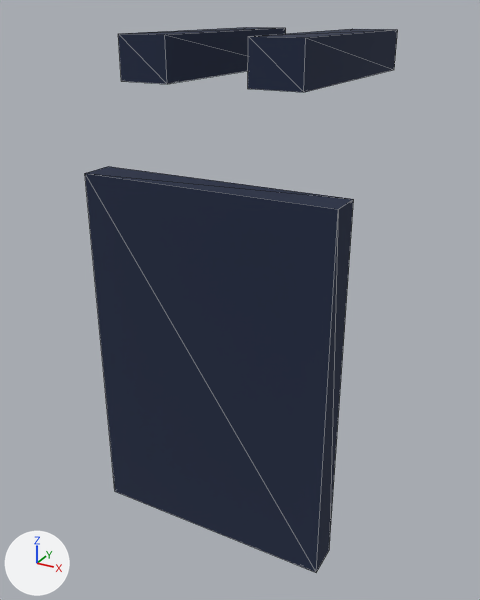
The glTF model jarvis/ui/web/frontend/src/assets/society/figures/parts/biped/torso_over-apron.glb as it was, and as the next commit left it.
Rendered twice from a 50 mm camera at (0.618, -1.245, 1.285) aimed at (-0.036, -0.056, 0.691). The axes (+X, +Y, +Z) are drawn at lower left. The lights are the same throughout. The picture after the commit comes second. Mesh edges are drawn as thin lines. Vertices at exactly the same position are counted once.

Script lines for the objects in view, before the commit:
```python
me_torso_over_apron = bpy.data.meshes.new('torso_over-apron')
me_torso_over_apron.from_pydata(...)  # a box spanning x -0.26..0.26, y -0.27..-0.2, z 0.226..0.993; a box spanning x 0.08..0.18, y -0.24..0.24, z 1.164..1.243; a box spanning x -0.18..-0.08, y -0.24..0.24, z 1.164..1.243
me_torso_over_apron.materials.append(mat_torso_over_apron_sheet)  # picture img_biped_office_sheet
ob_torso_over_apron = bpy.data.objects.new('torso_over-apron', me_torso_over_apron)
ob_torso_over_apron.location = (0.0, 0.0, 0.0)
```
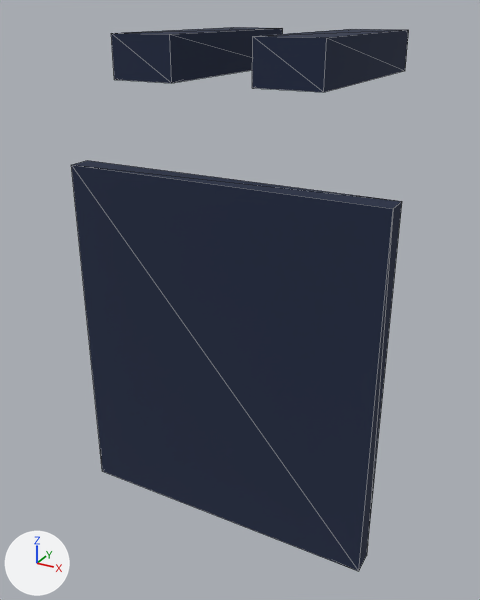
What differs and where, as boxes (x1, y1, x2, y2) in the pictures (480 x 600 px; the box of a moved part takes in the faces that stretch with it):
'torso_over-apron', reshaped (8% wider): before (85, 27, 398, 572); after (71, 27, 409, 571)
part 1 of me_torso_over_apron, moved or reshaped: before (85, 166, 354, 572); after (71, 160, 402, 571)
part 2 of me_torso_over_apron, moved or reshaped: before (248, 29, 398, 92); after (252, 29, 409, 92)
part 3 of me_torso_over_apron, moved or reshaped: before (118, 27, 286, 84); after (111, 27, 283, 83)

The change in detail:
me_torso_over_apron is used by ob_torso_over_apron; location (0.0, 0.0, 0.0).
me_torso_over_apron had 24 vertices, 36 faces and spanned x -0.26..0.26, y -0.27..0.24, z 0.226..1.243.
me_torso_over_apron now has 24 vertices, 36 faces and spans x -0.335..0.335, y -0.225..0.225, z 0.226..1.243.
me_torso_over_apron part 1: the loose piece of 8 vertices spanning x -0.26..0.26, y -0.27..-0.2, z 0.226..0.993 is scaled about its middle by (1.29, 0.707, 1), then moved by (0.0, 0.035, 0.0).
me_torso_over_apron part 2: the loose piece of 8 vertices spanning x 0.08..0.18, y -0.24..0.24, z 1.164..1.243 is scaled about its middle by (1.27, 0.937, 1), then moved by (0.014, 0.0, 0.0).
me_torso_over_apron part 3: the loose piece of 8 vertices spanning x -0.18..-0.08, y -0.24..0.24, z 1.164..1.243 is scaled about its middle by (1.27, 0.937, 1), then moved by (-0.014, 0.0, 0.0).
